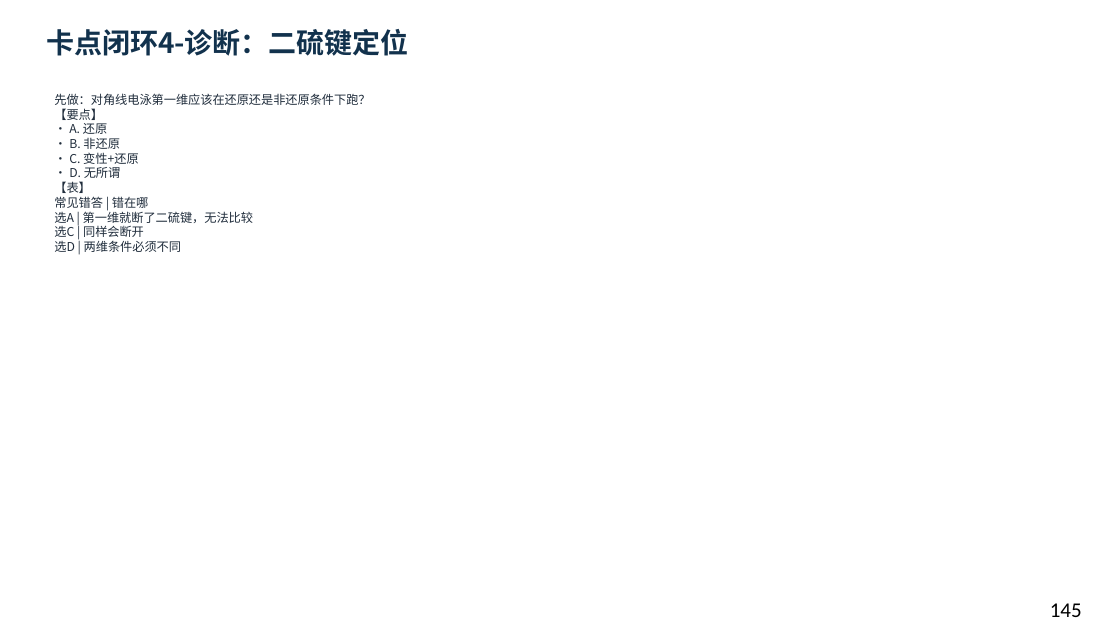
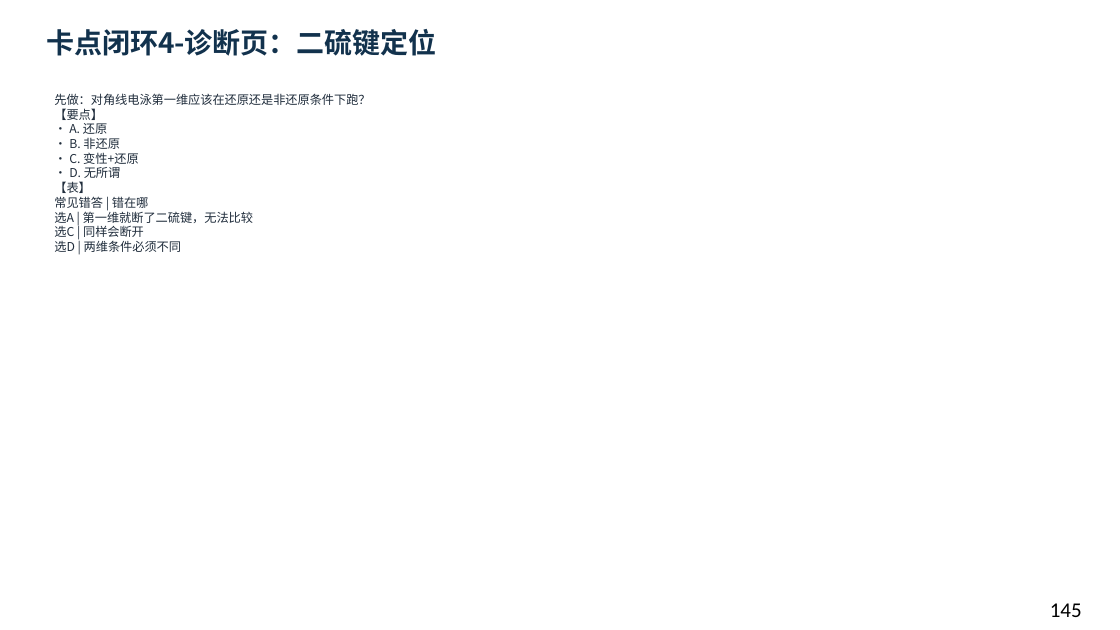
Before and after one commit to newkan-li/Biochemistry, a slide deck: slide 145 of downloads/bc02-ai-style.pptx. Drawn at 1120x630 pixels with LibreOffice and Linux fonts; fonts in the diff are those of the drawing. Boxes give left, top, right and bottom in pixels: in the first picture for what was removed or moved away, otherwise in the second. Text is boxed around its words. In the diff, an @@ line names an element or a change of style, - is before the commit and + after.

Commit message:
章节页加本页搜索;诊断标题改为诊断页;版本20261112bd

```diff
--- a/downloads/bc02-ai-style.pptx
+++ b/downloads/bc02-ai-style.pptx
@@ text at <box>46,29,437,56</box>: text changed @@
-卡点闭环4-诊断：二硫键定位
+卡点闭环4-诊断页：二硫键定位
```
Also in this commit, not shown: 3 other slides changed, 22 other files.
